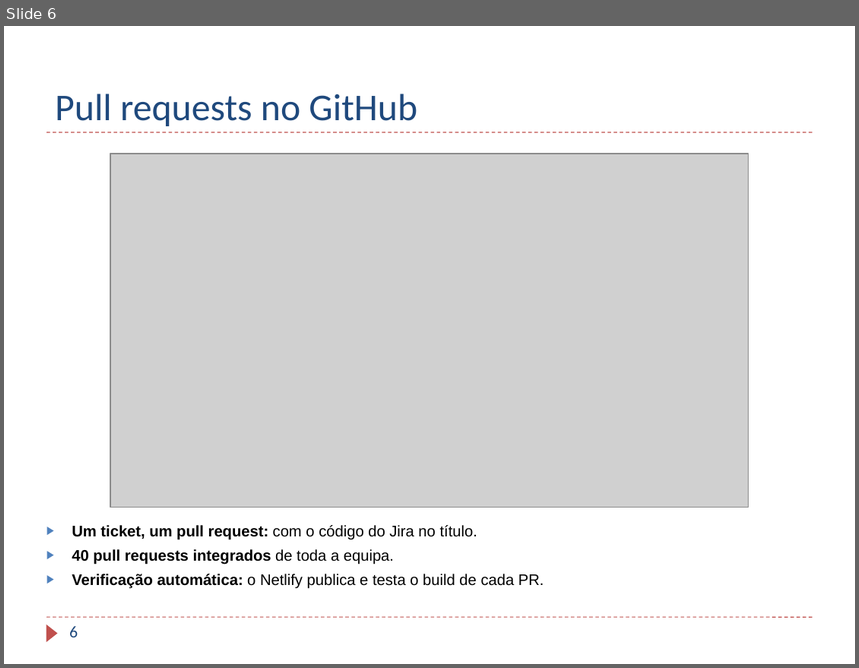
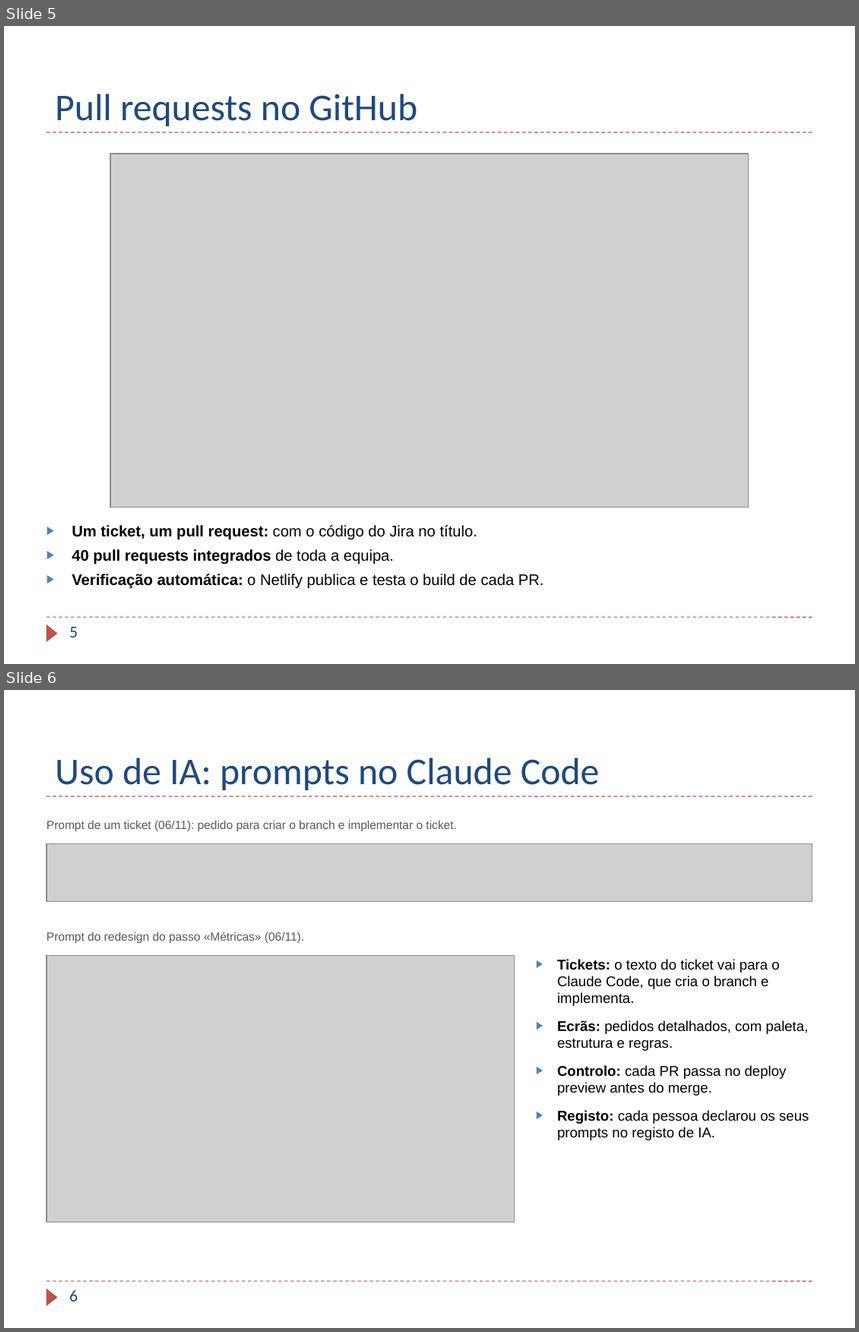
Before and after one commit to TaniaBmGuedes/MDS-TP4, a slide deck: entrega/07_Apresentacao_Final.pptx. Shown one above the other, each under a label of ours: slide 6 before the commit, slides 5 and 6 after it. The pictures are 859x668 and 859x1332 pixels, drawn with LibreOffice and Linux fonts; fonts in the diff are those of the drawing; grey boxes stand for pictures; background and template pictures are left out. Boxes give left, top, right and bottom in pixels: in the first picture for what was removed or moved away, otherwise in the second. Text is boxed around its words. In the diff, an @@ line names an element or a change of style, - is before the commit and + after.

Commit message:
Apresentação: sem slide de introdução; slide com prints dos prompts no Claude Code

```diff
--- a/entrega/07_Apresentacao_Final.pptx
+++ b/entrega/07_Apresentacao_Final.pptx
@@ slide 6 added at [4,690,855,1328], background #FFFFFF; not listed: 3 template elements that a slide beside it also shows @@
@@ title added at [55,758,600,790], 32 pt, text #1F497D @@
+Uso de IA: prompts no Claude Code
@@ text added at [47,820,456,831], 10 pt, text #595959 @@
+Prompt de um ticket (06/11): pedido para criar o branch e implementar o ticket.
@@ picture added at [47,844,813,902] @@
@@ text added at [47,932,304,943], 10 pt, text #595959 @@
+Prompt do redesign do passo «Métricas» (06/11).
@@ picture added at [47,955,515,1223] @@
@@ text added at [557,959,809,1141], 12 pt, text #000000 @@
+▶ Tickets: o texto do ticket vai para o Claude Code, que cria o branch e implementa.
+▶ Ecrãs: pedidos detalhados, com paleta, estrutura e regras.
+▶ Controlo: cada PR passa no deploy preview antes do merge.
+▶ Registo: cada pessoa declarou os seus prompts no registo de IA.
@@ page number added at [69,1290,78,1302], 14 pt, text #1F497D @@
+6
@@ what was slide 6 is now slide 5 @@
@@ page number at [69,627,78,638]: text changed @@
-6
+5
```
Also in this commit, not shown: 1 slide removed.
